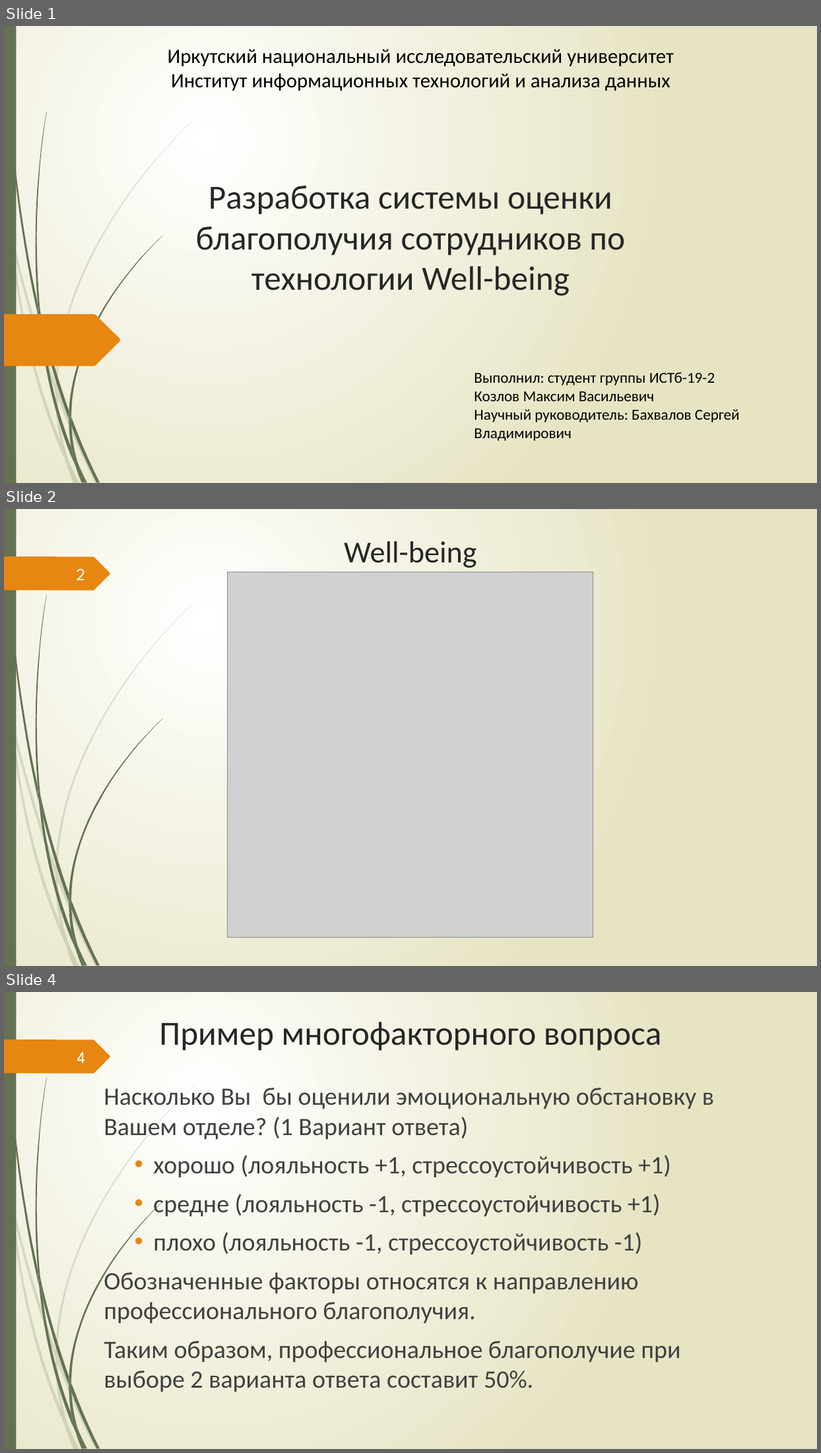
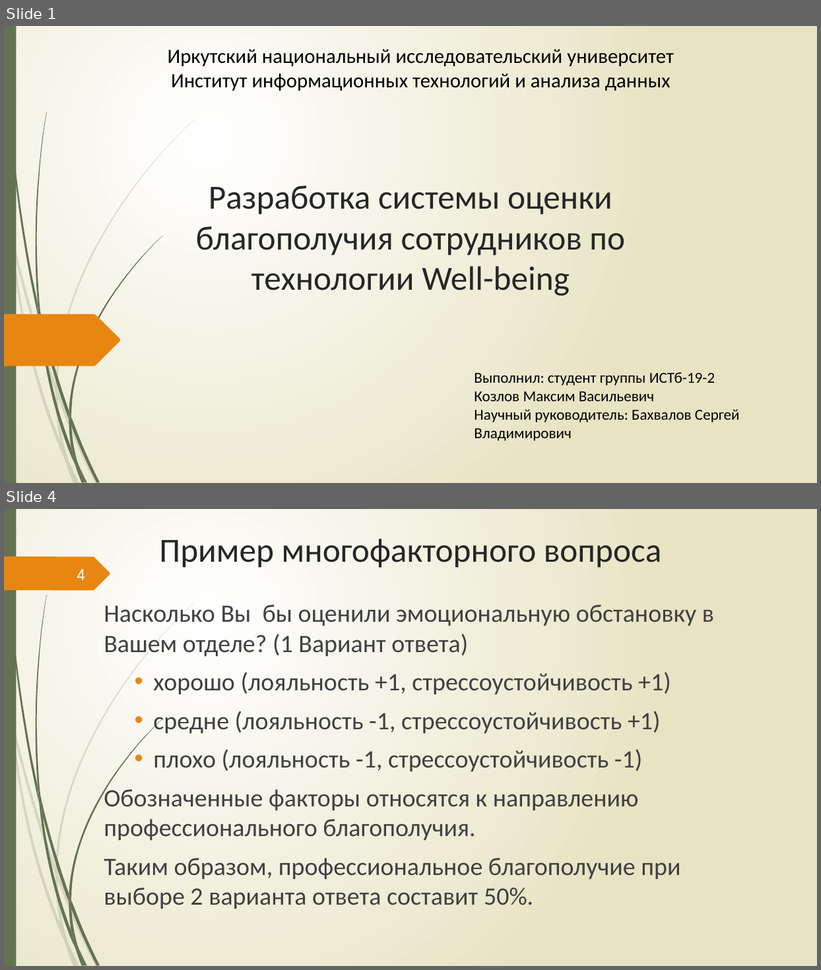
Before and after one commit to Csar9000/Quality-of-life-assessment-system, a slide deck: Документы/Презентация для конференции.pptx. Shown one above the other, each under a label of ours: slides 1, 2 and 4 before the commit, slides 1 and 4 after it; the slides between them are not shown. The pictures are 821x1453 and 821x970 pixels, drawn with LibreOffice and Linux fonts; fonts in the diff are those of the drawing; grey boxes stand for pictures. Boxes give left, top, right and bottom in pixels: in the first picture for what was removed or moved away, otherwise in the second. Text is boxed around its words. In the diff, an @@ line names an element or a change of style, - is before the commit and + after.

```diff
--- a/Документы/Презентация для конференции.pptx
+++ b/Документы/Презентация для конференции.pptx
@@ slide 2 removed at (4,509,817,966), background gradient #FFFFFF to #E8E6C4; not listed: 24 template elements that a slide beside it also shows @@
@@ title removed at (344,541,477,568) @@
-Well-being
@@ page number removed at (76,568,85,580) @@
-2
@@ picture removed at (228,572,594,939) @@
```
Also in this commit, not shown: 1 slide changed, 1 slide added, 2 other slides removed, 7 other files.
